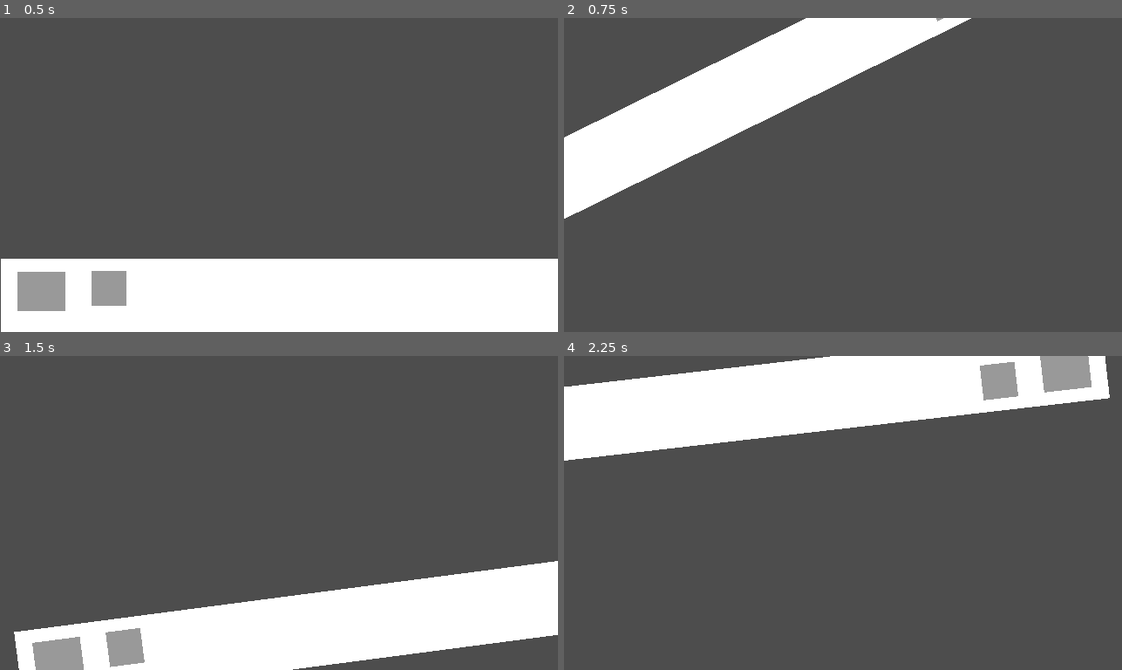
Above: before the commit, frames 1-4 (two rows, left to right).
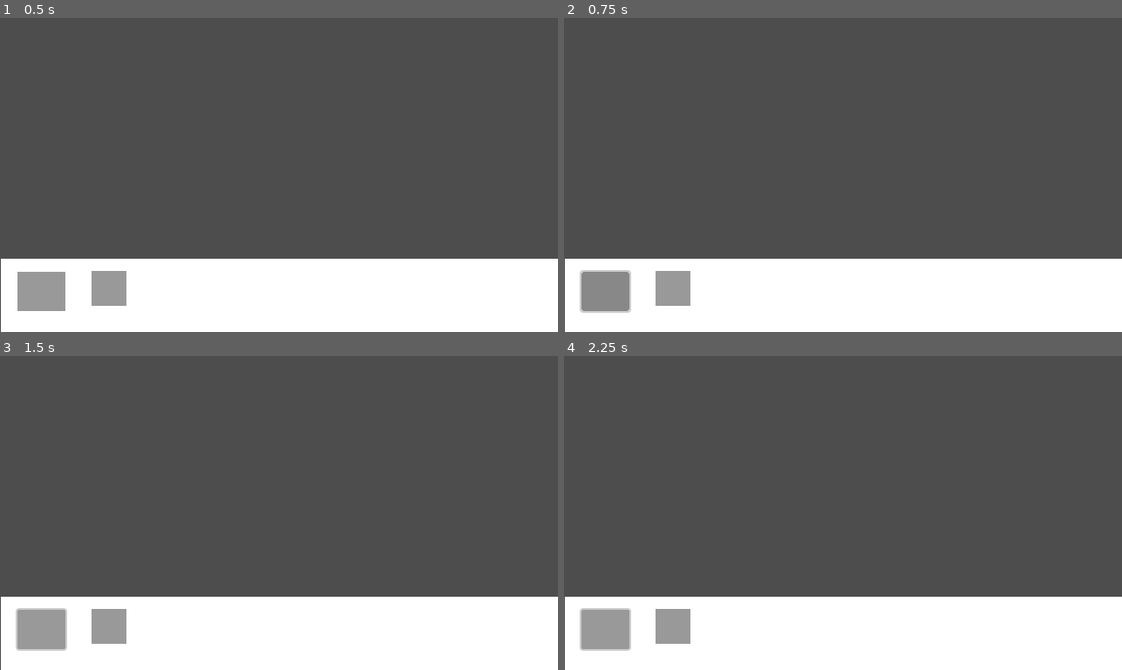
Above: after the commit, the same moments.

Repository: Hyper-Burner/GMTK-Game-Jam-2024
Game: Godot game, scene res://main.tscn
Two runs of this game, one before a commit and one after it. Both use one fixed random seed, a clock stepped at 60 frames per second and the inputs below.
Inputs (mouse positions are in pixels of both pictures, inside the frame that each line leads up to):
- Up to frame 1 (0.5 s): no input
- Up to frame 2 (0.75 s): click (603, 291) at 0.5 s
- Up to frame 3 (1.5 s): tap Enter at 1.25 s; move the mouse to (401, 497) at 1.27 s; hold D (right) from 1.28 s (still down); click (401, 497) at 1.42 s
- Up to frame 4 (2.25 s): tap Space at 2 s; move the mouse to (731, 528) at 2.02 s; release D (right) at 2.03 s; hold S (down) from 2.03 s (still down)

Frame 1 is identical in both runs. In frame 2, 38% of the frame differs, in the area x 0-100%, y 0-100%; in frame 3, 11%; in frame 4, 44%.

Commit message:
fixed ui moving with camre
no more rotating

Diff:
--- /dev/null
+++ b/camera.gd
@@ -0,0 +1,7 @@
+extends Camera2D
+class_name CustomCamera2d
+
+@export var TargetNode : Node2D = null
+
+func _process(_delta) -> void:
+	set_position(TargetNode.get_position())
--- a/main.tscn
+++ b/main.tscn
@@ -1,6 +1,7 @@
-[gd_scene load_steps=6 format=3 uid="uid://c6aadg2b6nnrx"]
+[gd_scene load_steps=7 format=3 uid="uid://c6aadg2b6nnrx"]
 
 [ext_resource type="PackedScene" uid="uid://msibxbi6xaqy" path="res://player.tscn" id="1_l3dcw"]
+[ext_resource type="Script" path="res://camera.gd" id="2_e6tcn"]
 
 [sub_resource type="StyleBoxFlat" id="StyleBoxFlat_81i1s"]
 
@@ -15,13 +16,15 @@
 
 [node name="Node" type="Node"]
 
-[node name="CharacterBody2D" parent="." instance=ExtResource("1_l3dcw")]
+[node name="PC" parent="." instance=ExtResource("1_l3dcw")]
 
-[node name="Camera" type="Camera2D" parent="CharacterBody2D"]
+[node name="TileMapLayer" type="TileMapLayer" parent="."]
 
-[node name="Camera" type="Camera2D" parent="CharacterBody2D"]
+[node name="Camera" type="Camera2D" parent="." node_paths=PackedStringArray("TargetNode")]
+script = ExtResource("2_e6tcn")
+TargetNode = NodePath("../PC")
 
-[node name="Ui" type="Control" parent="CharacterBody2D"]
+[node name="Ui" type="Control" parent="Camera"]
 layout_mode = 3
 anchors_preset = 0
 offset_left = -320.0
@@ -30,7 +33,7 @@
 offset_bottom = 181.0
 theme = SubResource("Theme_k5fio")
 
-[node name="TextureRect" type="TextureRect" parent="CharacterBody2D/Ui"]
+[node name="TextureRect" type="TextureRect" parent="Camera/Ui"]
 layout_mode = 0
 offset_left = 1.0
 offset_top = 275.0
@@ -38,17 +41,16 @@
 offset_bottom = 359.0
 texture = SubResource("CanvasTexture_gu4ad")
 
-[node name="Button" type="Button" parent="CharacterBody2D/Ui/TextureRect"]
+[node name="Button" type="Button" parent="Camera/Ui/TextureRect"]
+layout_mode = 0
 offset_left = 19.0
 offset_top = 15.0
 offset_right = 74.0
 offset_bottom = 60.0
 
-[node name="Panel" type="Panel" parent="CharacterBody2D/Ui/TextureRect/Button"]
+[node name="Panel" type="Panel" parent="Camera/Ui/TextureRect/Button"]
 layout_mode = 0
 offset_left = 85.0
 offset_top = -1.0
 offset_right = 125.0
 offset_bottom = 39.0
-
-[node name="TileMapLayer" type="TileMapLayer" parent="."]
